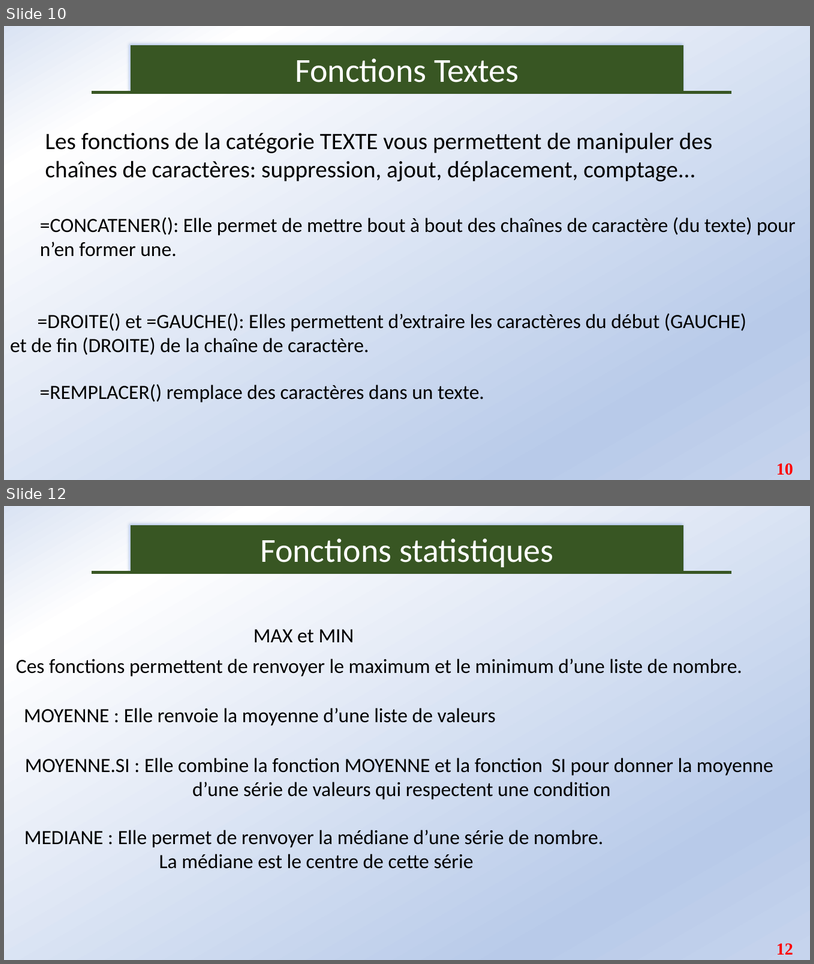
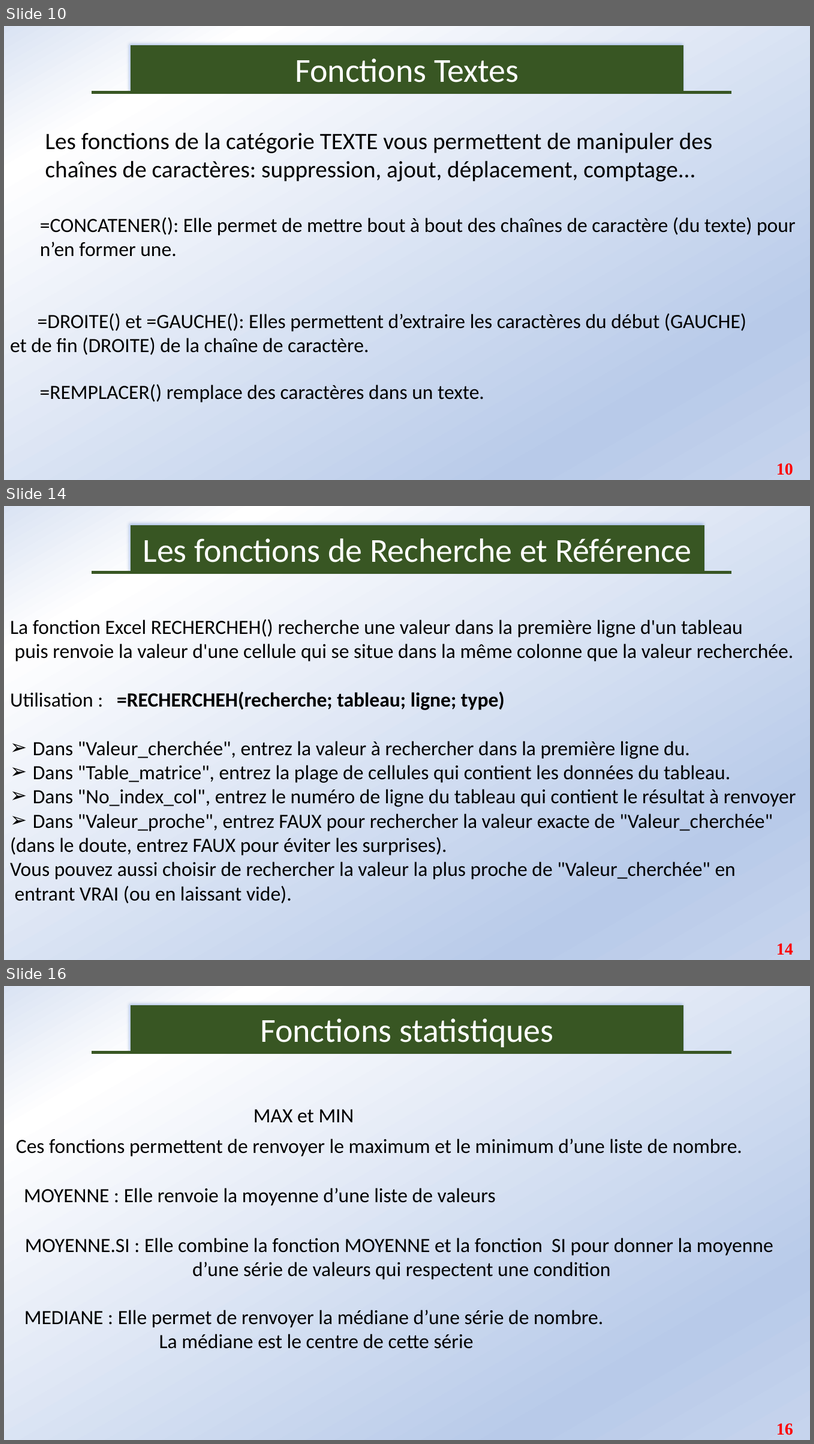
Before and after one commit to Abson-dev/Formation-Excel-IFDC, a slide deck: Cours/IFDC_2.pptx. Shown one above the other, each under a label of ours: slides 10 and 12 before the commit, slides 10, 14 and 16 after it; the slides between them are not shown. The pictures are 814x964 and 814x1444 pixels, drawn with LibreOffice and Linux fonts; fonts in the diff are those of the drawing. Boxes give left, top, right and bottom in pixels: in the first picture for what was removed or moved away, otherwise in the second. Text is boxed around its words. In the diff, an @@ line names an element or a change of style, - is before the commit and + after.

```diff
--- a/Cours/IFDC_2.pptx
+++ b/Cours/IFDC_2.pptx
@@ slide 14 added at box(4, 506, 810, 960), background gradient #DAE3F3 to #FFFFFF to #B8CAE9 to #C6D4ED @@
@@ rectangle added at box(131, 525, 705, 572), fill #385723, outline #385723 0.75 pt, 40 pt, text #FFFFFF @@
+Les fonctions de Recherche et Référence
@@ line added from (92, 573) to (732, 573), #385723 3 pt @@
@@ text added at box(10, 619, 797, 903), 24 pt, text #000000 @@
+La fonction Excel RECHERCHEH() recherche une valeur dans la première ligne d'un tableau
+puis renvoie la valeur d'une cellule qui se situe dans la même colonne que la valeur recherchée.
+Utilisation : =RECHERCHEH(recherche; tableau; ligne; type)
+➢ Dans "Valeur_cherchée", entrez la valeur à rechercher dans la première ligne du.
+➢ Dans "Table_matrice", entrez la plage de cellules qui contient les données du tableau.
+➢ Dans "No_index_col", entrez le numéro de ligne du tableau qui contient le résultat à renvoyer
+➢ Dans "Valeur_proche", entrez FAUX pour rechercher la valeur exacte de "Valeur_cherchée"
+(dans le doute, entrez FAUX pour éviter les surprises).
+Vous pouvez aussi choisir de rechercher la valeur la plus proche de "Valeur_cherchée" en
+entrant VRAI (ou en laissant vide).
@@ page number added at box(777, 943, 794, 954), 20 pt, text #FF0000, bold @@
+14
@@ what was slide 12 is now slide 16 @@
@@ page number at box(777, 1423, 794, 1435): text changed @@
-12
+16
```
Also in this commit, not shown: 3 slides changed, 3 other slides added, 1 slide removed.
